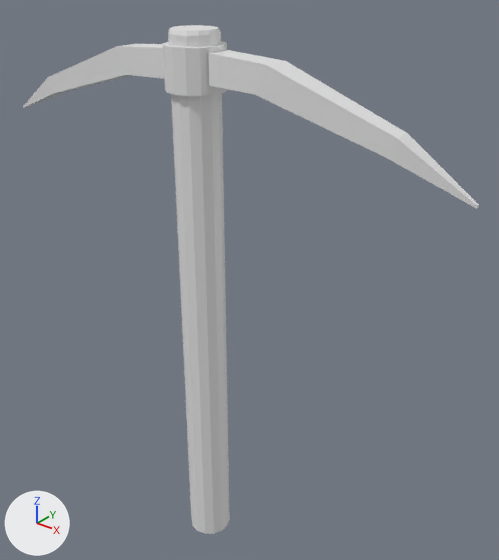
Renders of the FBX model Assets/Art/Models/Pickage.fbx from each side of a commit.
One viewpoint serves both versions: a 50 mm lens placed at (1.069, -1.148, 1.105), pointed at (0.067, 0.105, 0.328). The axes (+X, +Y, +Z) are drawn at lower left. The lights are the same throughout. Where no turn or scale is listed for an object, it has been applied to the vertices.

The first picture shows 'pickaxe 2 (I think this one is better)'.
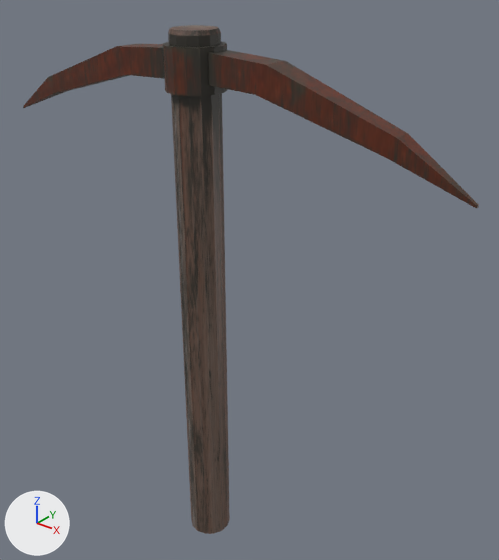
Edits to the scene script, one JSON object a line:
```json
{"op": "add", "block": "img_t_pickage_bs_png", "code": ["img_t_pickage_bs_png = load_image('T_Pickage_BS.png', '../Textures/Pickage/T_Pickage_BS.png', 1024, 1024, 'sRGB')"]}
{"op": "add", "block": "mat_material_002", "code": ["mat_material_002 = principled_material('Material.002')", "mat_material_002.texture = img_t_pickage_bs_png"]}
{"block": "me_cylinder_003", "where": "me_cylinder_003.from_pydata(...)  # 102 vertices, 76 faces; spans x -0.664..0.664, y -0.069..0.069, z -0.453..0.945"}
{"op": "add", "block": "me_cylinder_003", "code": "me_cylinder_003.materials.append(mat_material_002)  # picture img_t_pickage_bs_png"}
```

What differs and where, as boxes [x1, y1, x2, y2] in the pictures (499 x 560 px):
```json
{"object": "pickaxe 2 (I think this one is better)", "change": "recoloured", "before": [23, 25, 479, 534], "after": [23, 25, 479, 534], "on screen": "grey to brown"}
```
